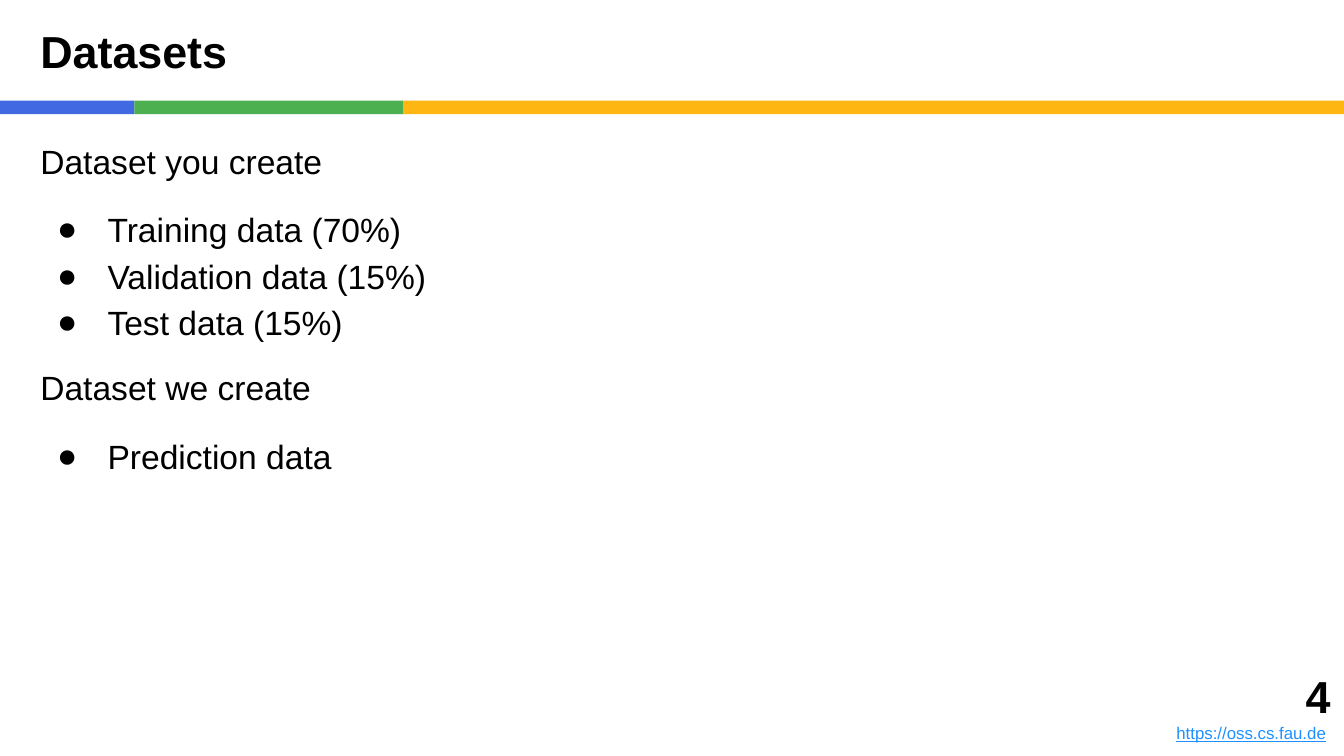
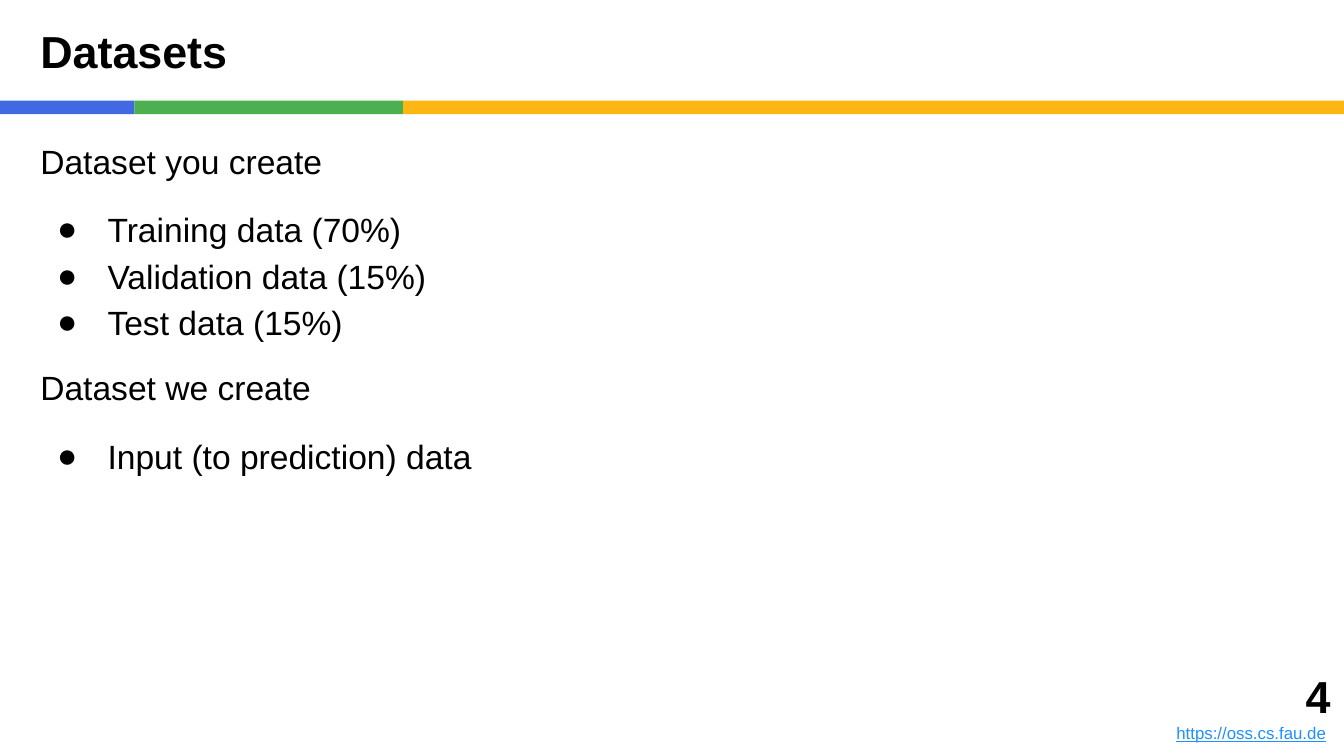
Before and after one commit to dirkriehle/pcom-course, a slide deck: slide 4 of Lecture slides/PCOM A02 - Prediction Task.pptx. Drawn at 1344x756 pixels with LibreOffice and Linux fonts; fonts in the diff are those of the drawing. Boxes give left, top, right and bottom in pixels: in the first picture for what was removed or moved away, otherwise in the second. Text is boxed around its words. In the diff, an @@ line names an element or a change of style, - is before the commit and + after.

```diff
--- a/Lecture slides/PCOM A02 - Prediction Task.pptx
+++ b/Lecture slides/PCOM A02 - Prediction Task.pptx
@@ text at (108,444,471,475): text changed @@
-● Prediction data
+● Input (to prediction) data
```
Also in this commit, not shown: 1 other slide changed, 1 slide added, 2 slides removed, 4 other files.
